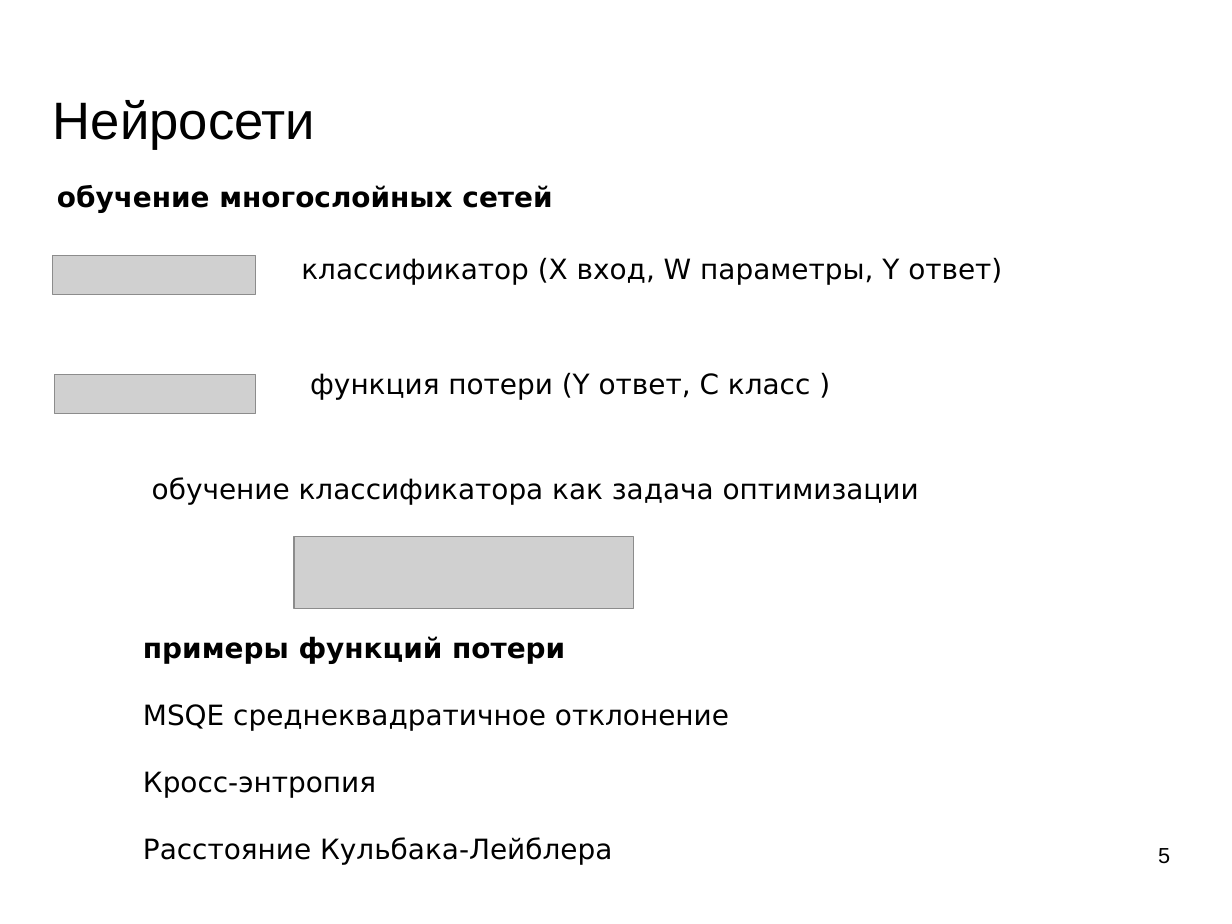
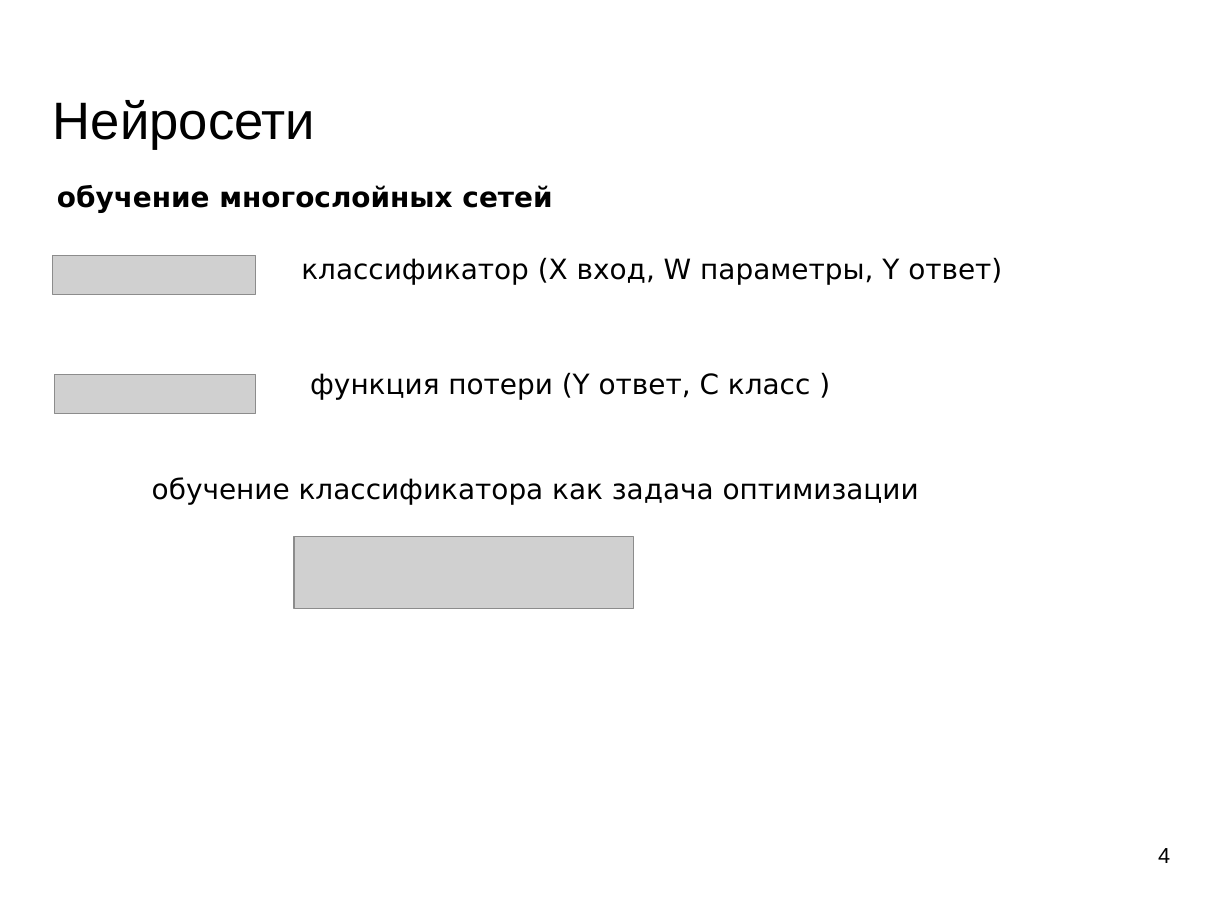
Before and after one commit to mechanoid5/ml_lectorium_legacy, a slide deck: slide 4 of 20-lstm.odp (slide 5 before the commit). Drawn at 1232x924 pixels with LibreOffice and Linux fonts; fonts in the diff are those of the drawing; grey boxes stand for pictures; background and template pictures are left out. Boxes give left, top, right and bottom in pixels: in the first picture for what was removed or moved away, otherwise in the second. Text is boxed around its words. In the diff, an @@ line names an element or a change of style, - is before the commit and + after.

```diff
--- a/20-lstm.odp
+++ b/20-lstm.odp
@@ text removed at <box>143,636,729,864</box> @@
-примеры функций потери
-MSQE среднеквадратичное отклонение
-Кросс-энтропия
-Расстояние Кульбака-Лейблера
@@ page number at <box>1158,848,1170,863</box>: text changed @@
-5
+4
```
Also in this commit, not shown: 3 other slides changed, 1 slide added, 1 slide removed.
